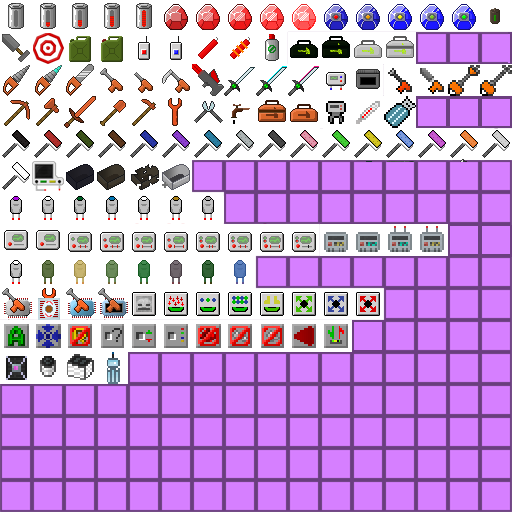
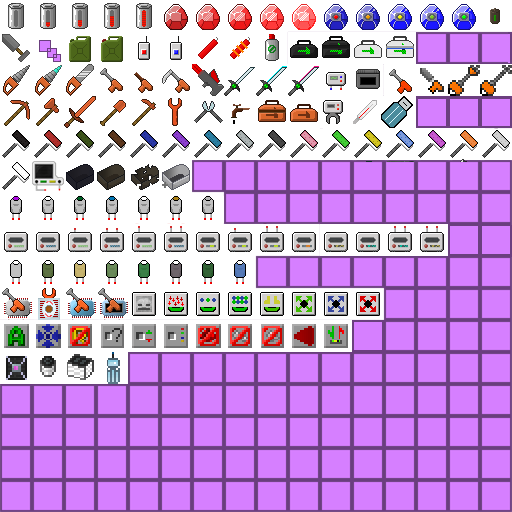
Revision of a layered 512px x 512px image; what changed, layer by layer:
added layer "nano-quantum_toolboxes" above "scanners" over [39, 36, 414, 284]
added layer "scanners" above "item_1.png #11" over [5, 228, 444, 252]
painted on "item_1.png #11" over [326, 68, 416, 128]
painted on "item_1.png" over [4, 33, 413, 277]
